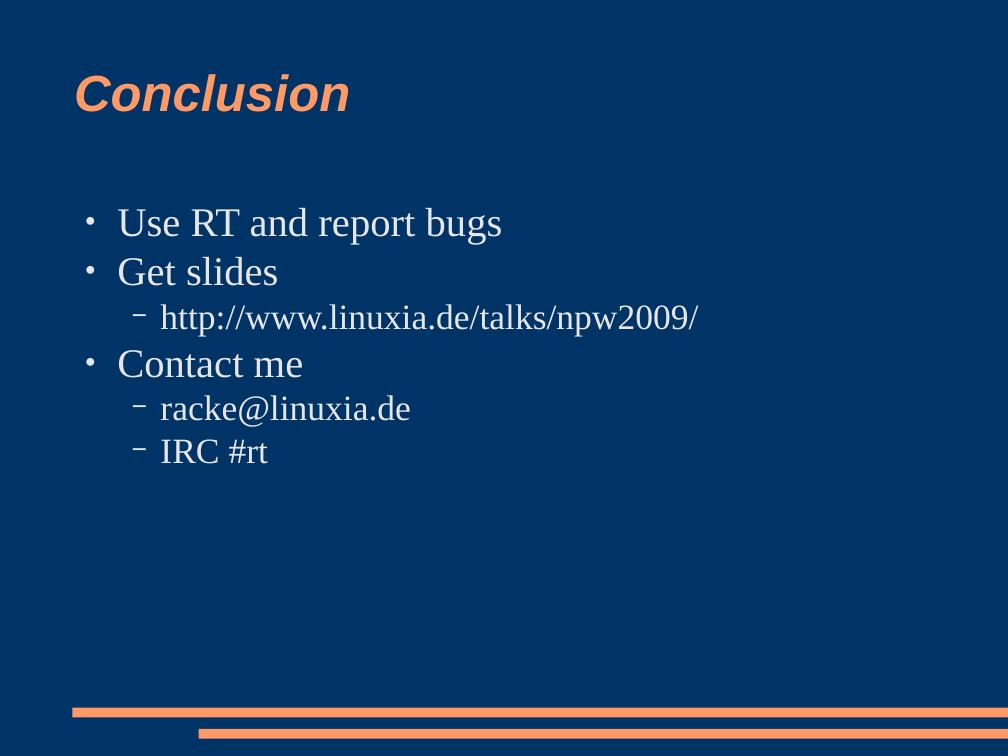
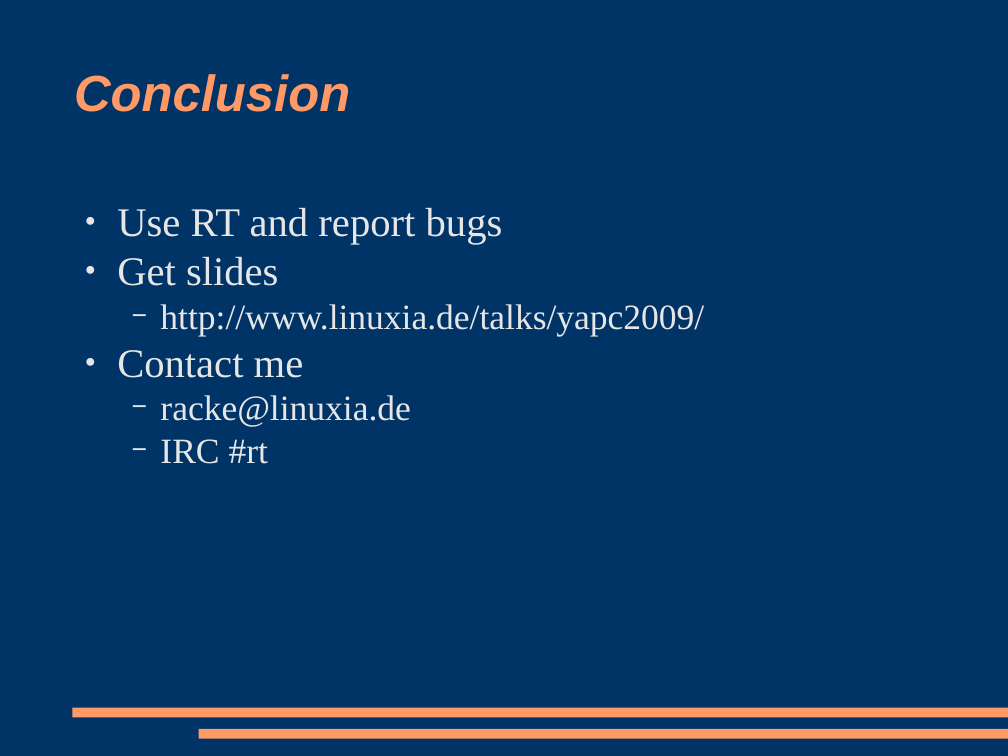
Before and after one commit to racke/Presentations, a slide deck: slide 16 of yapc2009/rt38.odp (slide 46 before the commit). Drawn at 1008x756 pixels with LibreOffice and Linux fonts; fonts in the diff are those of the drawing. Boxes give left, top, right and bottom in pixels: in the first picture for what was removed or moved away, otherwise in the second. Text is boxed around its words. In the diff, an @@ line names an element or a change of style, - is before the commit and + after.

```diff
--- a/yapc2009/rt38.odp
+++ b/yapc2009/rt38.odp
@@ text at (160, 304, 704, 336): text changed @@
-  − http://www.linuxia.de/talks/npw2009/
+  − http://www.linuxia.de/talks/yapc2009/
```
Also in this commit, not shown: 5 other slides changed, 30 slides removed.
